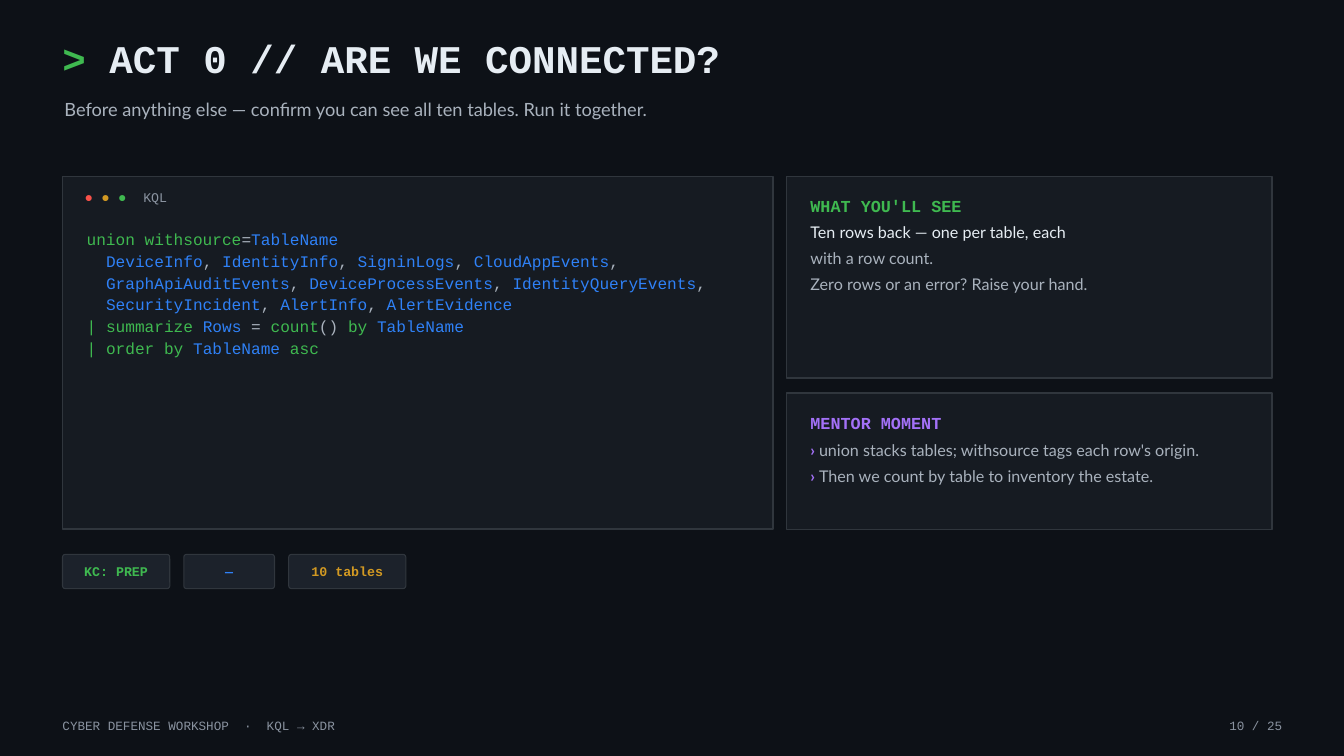
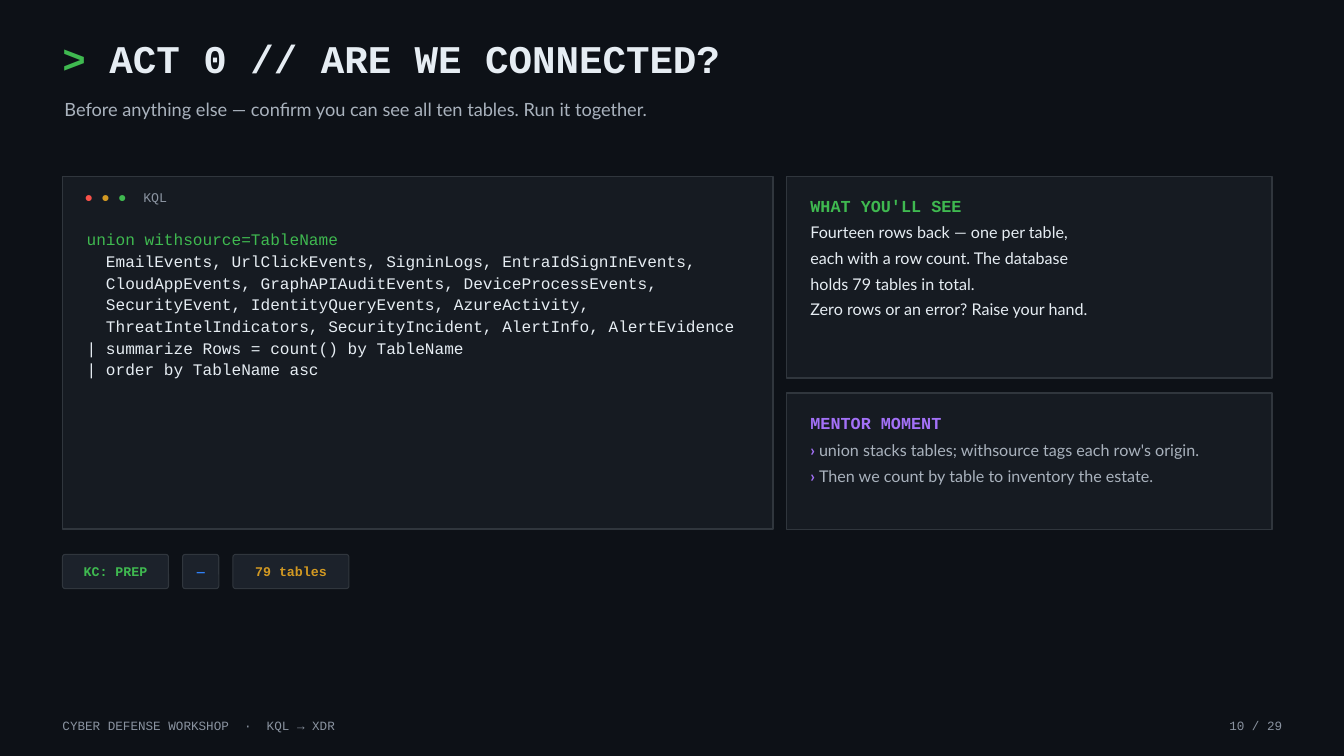
Before and after one commit to dcodev1702/Cyber-Defense-Workshop-ADX, a slide deck: slide 10 of STUDENT-GUIDES/Cyber_Defense_KQL_Workshop_v2.pptx. Drawn at 1344x756 pixels with LibreOffice and Linux fonts; fonts in the diff are those of the drawing. Boxes give left, top, right and bottom in pixels: in the first picture for what was removed or moved away, otherwise in the second. Text is boxed around its words. In the diff, an @@ line names an element or a change of style, - is before the commit and + after.

```diff
--- a/STUDENT-GUIDES/Cyber_Defense_KQL_Workshop_v2.pptx
+++ b/STUDENT-GUIDES/Cyber_Defense_KQL_Workshop_v2.pptx
@@ text at <box>87,233,464,379</box>: text colour #A9B2BD to #3FB950, text colour #2F81F7 to #3FB950 in "withsource=TableName"; text colour #3FB950 to #E6EDF3 in "| summarize count() by", "| order by asc"; text colour #2F81F7 to #E6EDF3 in "Rows TableName", "TableName"; text colour #A9B2BD to #E6EDF3 in "= count()" @@
@@ text at <box>810,226,1068,290</box>: text changed @@
-Ten rows back — one per table, each
-with a row count.
+Fourteen rows back — one per table,
+each with a row count. The database
+holds 79 tables in total.
@@ text at <box>106,255,735,336</box>: text changed; text colour #2F81F7 to #E6EDF3 @@
-DeviceInfo, IdentityInfo, SigninLogs, CloudAppEvents,
-GraphApiAuditEvents, DeviceProcessEvents, IdentityQueryEvents,
-SecurityIncident, AlertInfo, AlertEvidence
+EmailEvents, UrlClickEvents, SigninLogs, EntraIdSignInEvents,
+CloudAppEvents, GraphAPIAuditEvents, DeviceProcessEvents,
+SecurityEvent, IdentityQueryEvents, AzureActivity,
+ThreatIntelIndicators, SecurityIncident, AlertInfo, AlertEvidence
@@ text at <box>810,303,1088,318</box>: text colour #A9B2BD to #E6EDF3 in "Zero rows or an error? Raise your ..." @@
@@ rounded rectangle: place and size @@
-rounded rectangle at <box>184,555,274,589</box>
+rounded rectangle at <box>182,555,219,589</box>
@@ text "—" rewrapped from <box>190,555,268,589</box> to <box>189,555,213,589</box> @@
@@ rounded rectangle: place and size @@
-rounded rectangle at <box>288,555,405,589</box>
+rounded rectangle at <box>233,555,349,589</box>
@@ text at <box>255,567,327,576</box>: text changed @@
-10 tables
+79 tables
```
Also in this commit, not shown: 24 other slides changed, 4 slides added.
